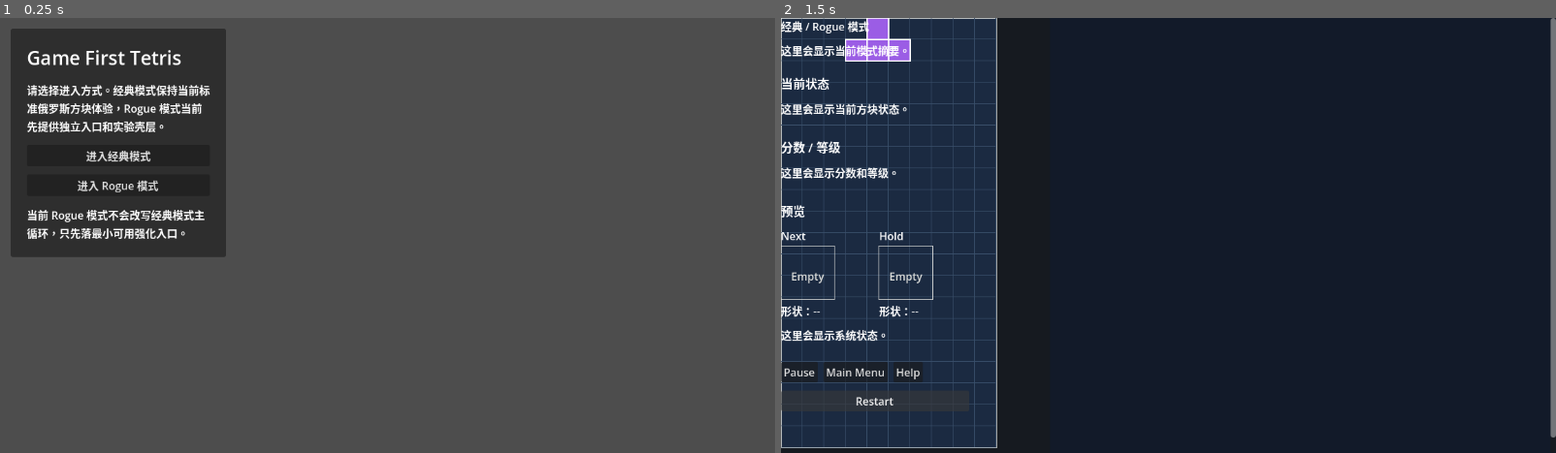
Above: before the commit, frames 1-2 (left to right).
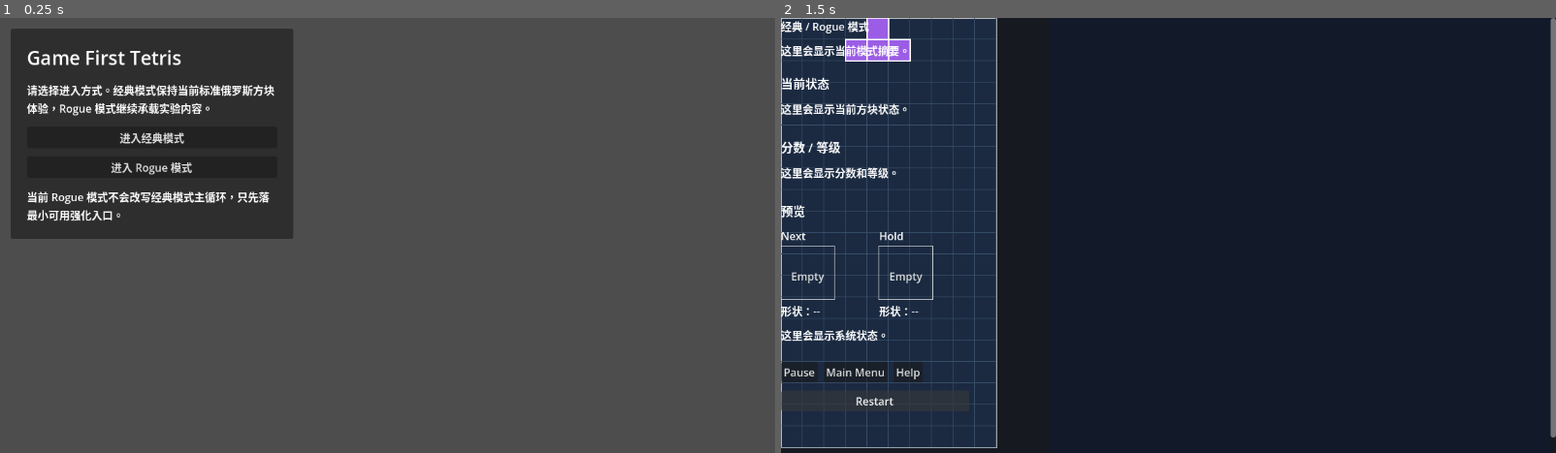
Above: after the commit, the same moments.

Repository: Drew-Z/game-first-tetris
Game: Godot game, scene res://scenes/main/main.tscn
Two runs of this game, one before a commit and one after it. Both use one fixed random seed, a clock stepped at 60 frames per second and the inputs below.
Inputs:
- Up to frame 1 (0.25 s): no input
- Up to frame 2 (1.5 s): click "进入经典模式" at 0.5 s; click "Restart" at 1.25 s

The runs differ from the first frame. In frame 1, 7.6% of the frame differs, in the area x 1-38%, y 2-55%; in frame 2, nothing differs.
Error in both runs: Cannot call method 'has_method' on a null value. (res://scripts/game/game_manager.gd:126)

Commit message:
refactor(ui): define target size breakpoints for cross-platform layout

Diff:
--- a/scenes/main/main.tscn
+++ b/scenes/main/main.tscn
@@ -60,7 +60,7 @@
 [node name="SubtitleLabel" type="Label" parent="MenuOverlay/MenuScroll/MenuCenter/MenuPanel/MenuMargin/MenuContent"]
 layout_mode = 2
 autowrap_mode = 3
-text = "请选择进入方式。经典模式保持当前标准俄罗斯方块体验，Rogue 模式当前先提供独立入口和实验壳层。"
+text = "请选择进入方式。经典模式保持当前标准俄罗斯方块体验，Rogue 模式继续承载实验内容。"
 
 [node name="ModeSelectGroup" type="VBoxContainer" parent="MenuOverlay/MenuScroll/MenuCenter/MenuPanel/MenuMargin/MenuContent"]
 layout_mode = 2
@@ -87,7 +87,7 @@
 [node name="RogueSelectHint" type="Label" parent="MenuOverlay/MenuScroll/MenuCenter/MenuPanel/MenuMargin/MenuContent/RogueSelectGroup"]
 layout_mode = 2
 autowrap_mode = 3
-text = "当前先落第一批最小强化入口。经典模式不受影响，Rogue 模式本局开始前只能选择一个选项。"
+text = "当前只落第一批最小强化入口。经典模式不受影响，Rogue 模式每局开始前先选一项。"
 
 [node name="HardDropBonusButton" type="Button" parent="MenuOverlay/MenuScroll/MenuCenter/MenuPanel/MenuMargin/MenuContent/RogueSelectGroup"]
 layout_mode = 2
--- a/scripts/game/game_root.gd
+++ b/scripts/game/game_root.gd
@@ -1,6 +1,10 @@
 extends Control
 
-const COMPACT_LAYOUT_BREAKPOINT_WIDTH: float = 920.0
+const STACK_LAYOUT_BREAKPOINT_WIDTH: float = 920.0
+const DESKTOP_LAYOUT_MIN_SIZE := Vector2(704, 672)
+const STACK_LAYOUT_MIN_SIZE := Vector2(400, 1080)
+const PLAYFIELD_PANEL_MIN_SIZE := Vector2(400, 672)
+const SIDEBAR_PANEL_MIN_WIDTH := 280.0
 
 @onready var layout: BoxContainer = $ViewportScroll/Layout
 @onready var playfield_panel: PanelContainer = $ViewportScroll/Layout/PlayfieldPanel
@@ -21,11 +25,11 @@
 	if layout == null:
 		return
 
-	var is_compact := size.x < COMPACT_LAYOUT_BREAKPOINT_WIDTH
+	var is_compact := size.x < STACK_LAYOUT_BREAKPOINT_WIDTH
 	layout.vertical = is_compact
-	layout.custom_minimum_size = Vector2(400, 1080) if is_compact else Vector2(704, 672)
-	playfield_panel.custom_minimum_size = Vector2(400, 672)
-	sidebar_panel.custom_minimum_size = Vector2(280, 0)
+	layout.custom_minimum_size = STACK_LAYOUT_MIN_SIZE if is_compact else DESKTOP_LAYOUT_MIN_SIZE
+	playfield_panel.custom_minimum_size = PLAYFIELD_PANEL_MIN_SIZE
+	sidebar_panel.custom_minimum_size = Vector2(SIDEBAR_PANEL_MIN_WIDTH, 0)
 
 	if game_ui != null and game_ui.has_method("set_compact_layout"):
 		game_ui.call("set_compact_layout", is_compact)
--- a/scripts/main/main.gd
+++ b/scripts/main/main.gd
@@ -1,9 +1,13 @@
 extends Control
 
 const GAME_ROOT_SCENE := preload("res://scenes/game/game_root.tscn")
+const MENU_PANEL_MIN_WIDTH := 320.0
+const MENU_PANEL_COMFORTABLE_WIDTH := 420.0
+const MENU_OUTER_MARGIN := 16.0
 
 @onready var menu_overlay: Control = $MenuOverlay
 @onready var mode_host: Control = $ModeHost
+@onready var menu_panel: PanelContainer = $MenuOverlay/MenuScroll/MenuCenter/MenuPanel
 @onready var mode_select_group: VBoxContainer = $MenuOverlay/MenuScroll/MenuCenter/MenuPanel/MenuMargin/MenuContent/ModeSelectGroup
 @onready var rogue_select_group: VBoxContainer = $MenuOverlay/MenuScroll/MenuCenter/MenuPanel/MenuMargin/MenuContent/RogueSelectGroup
 @onready var classic_button: Button = $MenuOverlay/MenuScroll/MenuCenter/MenuPanel/MenuMargin/MenuContent/ModeSelectGroup/ClassicButton
@@ -16,12 +20,18 @@
 
 func _ready() -> void:
 	_show_mode_select()
+	_apply_menu_layout()
 	classic_button.pressed.connect(_on_classic_button_pressed)
 	rogue_button.pressed.connect(_on_rogue_button_pressed)
 	hard_drop_bonus_button.pressed.connect(_on_hard_drop_bonus_button_pressed)
 	line_clear_bonus_button.pressed.connect(_on_line_clear_bonus_button_pressed)
 	spawn_protection_button.pressed.connect(_on_spawn_protection_button_pressed)
 	back_button.pressed.connect(_on_back_button_pressed)
+
+
+func _notification(what: int) -> void:
+	if what == NOTIFICATION_RESIZED:
+		_apply_menu_layout()
 
 
 func _on_classic_button_pressed() -> void:
@@ -92,3 +102,16 @@
 	menu_overlay.visible = true
 	mode_select_group.visible = false
 	rogue_select_group.visible = true
+
+
+func _apply_menu_layout() -> void:
+	if menu_panel == null:
+		return
+
+	var available_width := maxf(size.x - MENU_OUTER_MARGIN * 2.0, 0.0)
+	var target_width := clampf(
+		available_width,
+		MENU_PANEL_MIN_WIDTH,
+		MENU_PANEL_COMFORTABLE_WIDTH
+	)
+	menu_panel.custom_minimum_size.x = target_width
Not shown, changed: README.md
Not shown, changed: docs/roadmap.md
Not shown, changed: docs/task-board.md
Not shown, changed: docs/test-checklist.md
